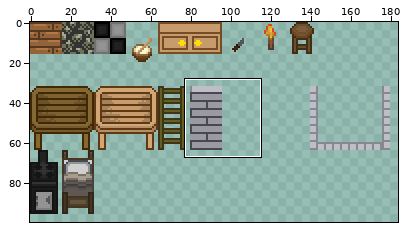
A sprite sheet gets an edit: extras/resources/tiles/basementtileset.png. The first picture is a wide view before the edit; the outline marks the close-up.
Close-up. Earlier state:
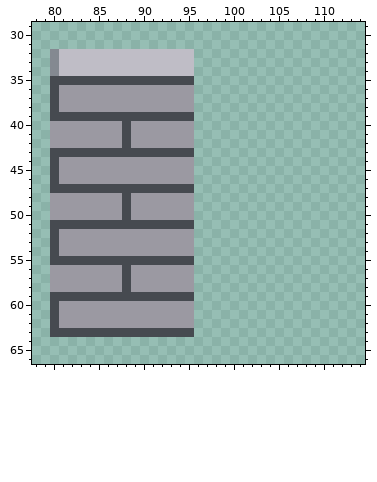
The file is 200x200 pixels. Colours within 5 levels of each other are drawn and written as one. Shown: x 78..114, y 29..66. The wide view leaves out empty margins.
The result:
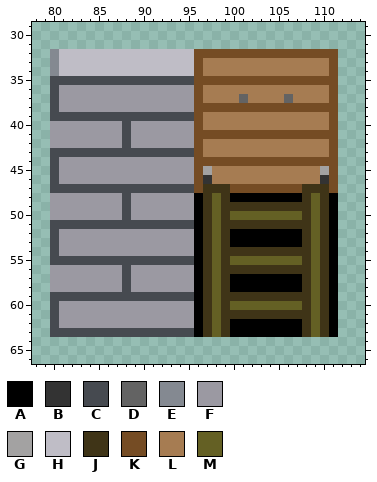
Palette (. is transparent): A #000000  B #333333  C #464a50  D #636363  E #848991  F #9b99a2  G #a3a2a2  H #bfbdc6  J #3f3417  K #754c24  L #a67c52  M #646024
The edit:
The edit adds colour A in row 48 at x 96, 100 to 107 and 111; in rows 49 to 51 at x 96 and 111; in rows 52 to 53 at x 96, 100 to 107 and 111; in rows 54 to 56 at x 96 and 111; in rows 57 to 58 at x 96, 100 to 107 and 111; in rows 59 to 61 at x 96 and 111.
The edit adds colour A in rows 62 to 63 at x 96, 100 to 107 and 111.
The edit adds colour B in row 46 at x 97 and 110.
The edit adds colour D in row 37 at x 101 and 106.
The edit adds colour G in row 45 at x 97 and 110.
The edit adds colour J in row 47 at x 97 to 99 and 108 to 110; in row 48 at x 97, 99, 108 and 110; in row 49 at x 97, 99 to 108 and 110; in row 50 at x 97, 99, 108 and 110; in row 51 at x 97, 99 to 108 and 110; in rows 52 to 53 at x 97, 99, 108 and 110.
The edit adds colour J in row 54 at x 97, 99 to 108 and 110; in row 55 at x 97, 99, 108 and 110; in row 56 at x 97, 99 to 108 and 110; in rows 57 to 58 at x 97, 99, 108 and 110; in row 59 at x 97, 99 to 108 and 110; in row 60 at x 97, 99, 108 and 110.
The edit adds colour J in row 61 at x 97, 99 to 108 and 110; in rows 62 to 63 at x 97, 99, 108 and 110.
The edit adds colour K in row 32 at x 96 to 111; in rows 33 to 34 at x 96 and 111; in row 35 at x 96 to 111; in rows 36 to 37 at x 96 and 111; in row 38 at x 96 to 111; in rows 39 to 40 at x 96 and 111.
The edit adds colour K in row 41 at x 96 to 111; in rows 42 to 43 at x 96 and 111; in row 44 at x 96 to 111; in rows 45 to 46 at x 96 and 111; in row 47 at x 96, 100 to 107 and 111.
The edit adds colour L in rows 33 to 34 at x 97 to 110; in row 36 at x 97 to 110; in row 37 at x 97 to 100, 102 to 105 and 107 to 110; in rows 39 to 40 at x 97 to 110; in rows 42 to 43 at x 97 to 110; in rows 45 to 46 at x 98 to 109.
The edit adds colour M in rows 48 to 49 at x 98 and 109; in row 50 at x 98, 100 to 107 and 109; in rows 51 to 54 at x 98 and 109; in row 55 at x 98, 100 to 107 and 109; in rows 56 to 59 at x 98 and 109; in row 60 at x 98, 100 to 107 and 109.
The edit adds colour M in rows 61 to 63 at x 98 and 109.
